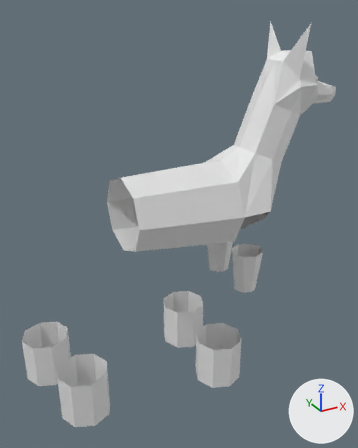
The Blender file 3d/dog/little-blocks.blend, before and after one commit.
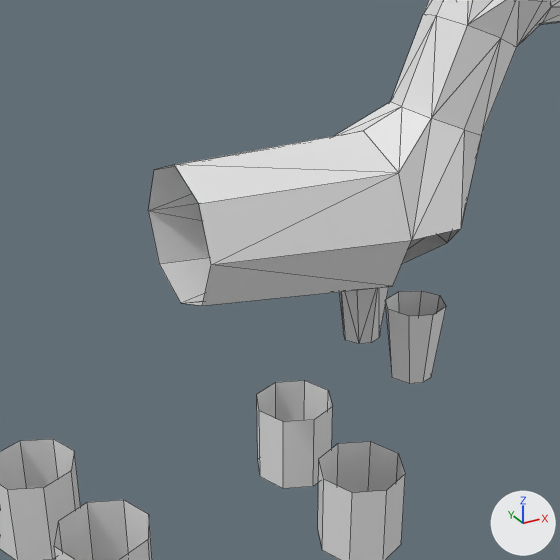
Old and new are each drawn whole from a 50 mm lens placed at (-10.05, -16.11, 6.84), pointed at (-0.96, 0.43, -1.43) and again close up on the part from 8% to 90% of the width and 20% to 86% of the height. Every picture has the same lights, and +X, +Y and +Z are marked at lower right. The close-ups show mesh edges as thin lines.

In view in the first close-up: 'Плоскость'.
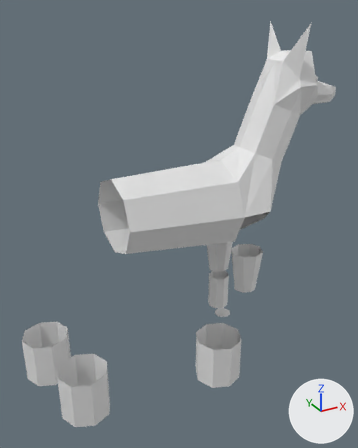
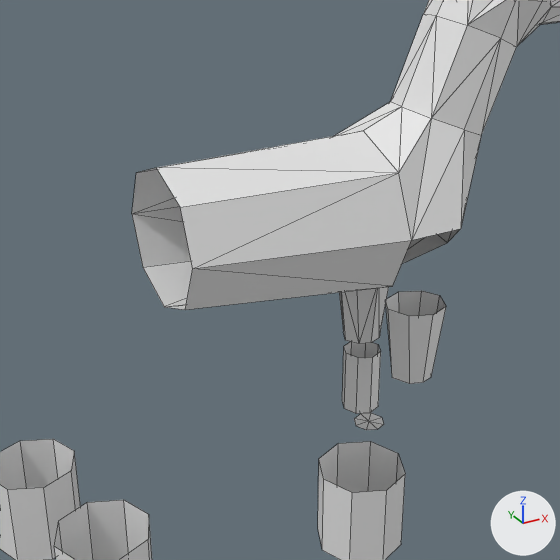
Where the change shows, as pixel boxes (x1, y1, x2, y2) in the close-ups (560 x 560 px; the box of a moved part takes in the faces that stretch with it):
part 1 of me_плоскость, moved or reshaped
    before: (149, 131, 412, 306)
    after: (132, 131, 412, 310)
part 2 of me_плоскость, built on
    before: (257, 380, 333, 488)
    after: (342, 342, 384, 430)

Patch to the scene script:
```diff
--- a/3d/dog/little-blocks.blend.py
+++ b/3d/dog/little-blocks.blend.py
@@ me_плоскость @@
 # used by ob_плоскость; location = (0.0, 0.0, 0.0)
 # verts and faces of me_плоскость; kept vertices keep their numbers, new ones are numbered from 193
 # before: 73 (-3.63, 1.57, -0.34) at pixel (148, 210), 75 (-3.64, 1.11, -1.39) at pixel (159, 263), 77 (-3.64, 0.0, -1.82) at pixel (180, 303), 79 (-3.64, -1.11, -1.39) at pixel (202, 305), 81 (-3.63, -1.57, -0.34) at pixel (211, 264)
 # before: 83 (-3.63, -1.11, 0.7) at pixel (198, 203), 85 (-3.62, 0.0, 1.13) at pixel (174, 164), 87 (-3.63, 1.11, 0.7) at pixel (154, 169)
-me_плоскость.from_pydata(...)  # 193 vertices, 241 faces; spans x -7.55..6.4, y -2.38..3.28, z -8.22..6.3
+me_плоскость.from_pydata(...)  # 204 vertices, 250 faces; spans x -7.55..6.4, y -2.38..3.28, z -8.22..6.3
+# me_плоскость part 1
+for i in [73, 81, 83, 87]: verts[i] += (-0.37, 0.0, 0.0)
+for i in [75, 77, 79]: verts[i] += (-0.36, 0.0, 0.0)
+verts[85] = (-4.0, 0.0, 1.13)  # moved, pixel (156, 167)
+# me_плоскость part 2
+# 16 vertices move from x -1.0..1.0, y 0.75..2.75, z -8.22..-6.22 to x 1.06..2.01, y 0.57..1.52, z -6.4..-4.8
+# 11 vertices are added at x 1.4..2.2, y 0.6..1.48, z -7.0..-6.85
+# 9 new faces join them
```
